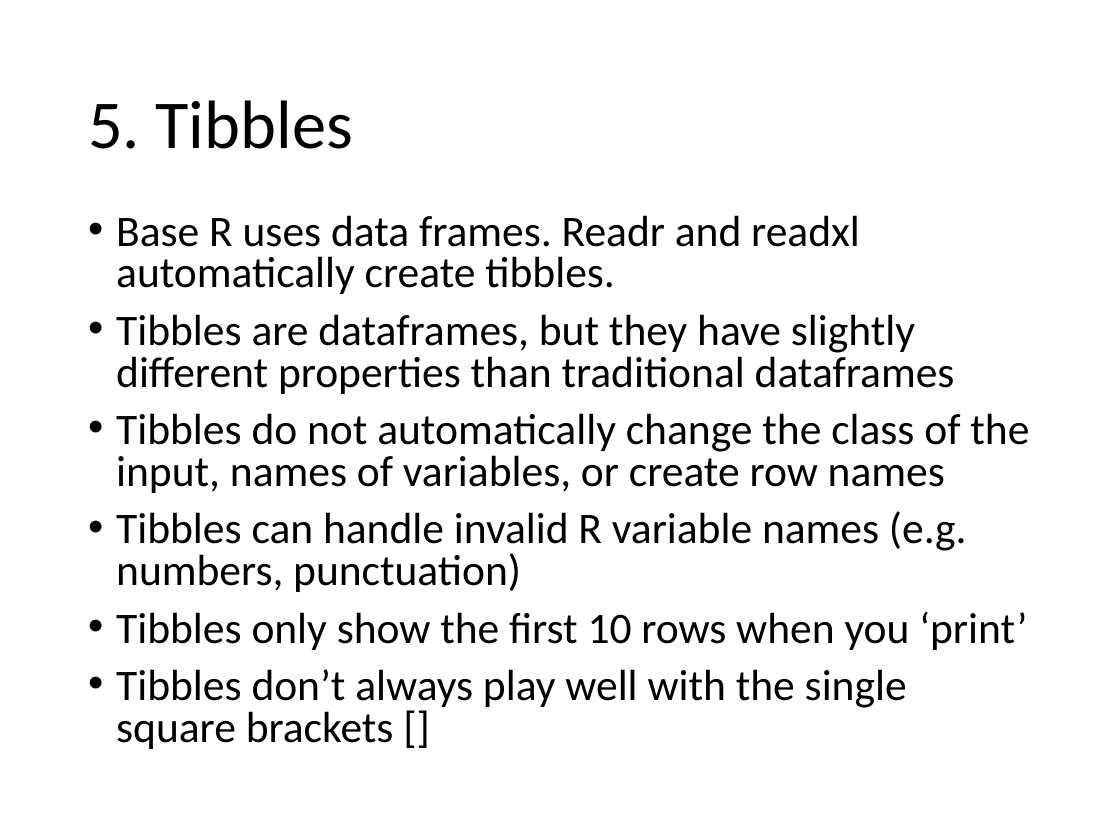
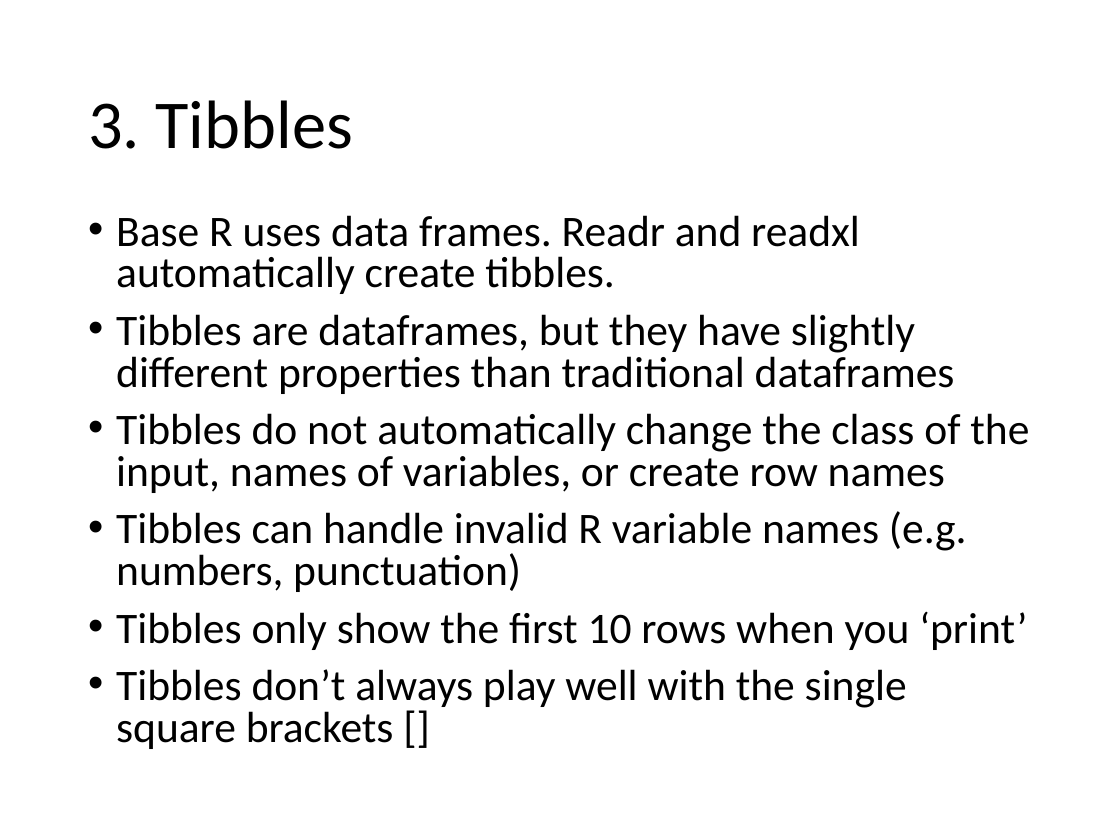
Before and after one commit to EEOB590A-Data-Science-in-R-Fall2021/CourseMaterials, a slide deck: slide 7 of 1. Intro to R/presentations/2. R-Intro_part2_2021.pptx (slide 16 before the commit). Drawn at 1120x840 pixels with LibreOffice and Linux fonts; fonts in the diff are those of the drawing. Boxes give left, top, right and bottom in pixels: in the first picture for what was removed or moved away, otherwise in the second. Text is boxed around its words. In the diff, an @@ line names an element or a change of style, - is before the commit and + after.

```diff
--- a/1. Intro to R/presentations/2. R-Intro_part2_2021.pptx
+++ b/1. Intro to R/presentations/2. R-Intro_part2_2021.pptx
@@ title at [88,100,353,149]: text changed @@
-5. Tibbles
+3. Tibbles
```
Also in this commit, not shown: 6 other slides changed, 3 slides added, 15 slides removed, 9 other files.
